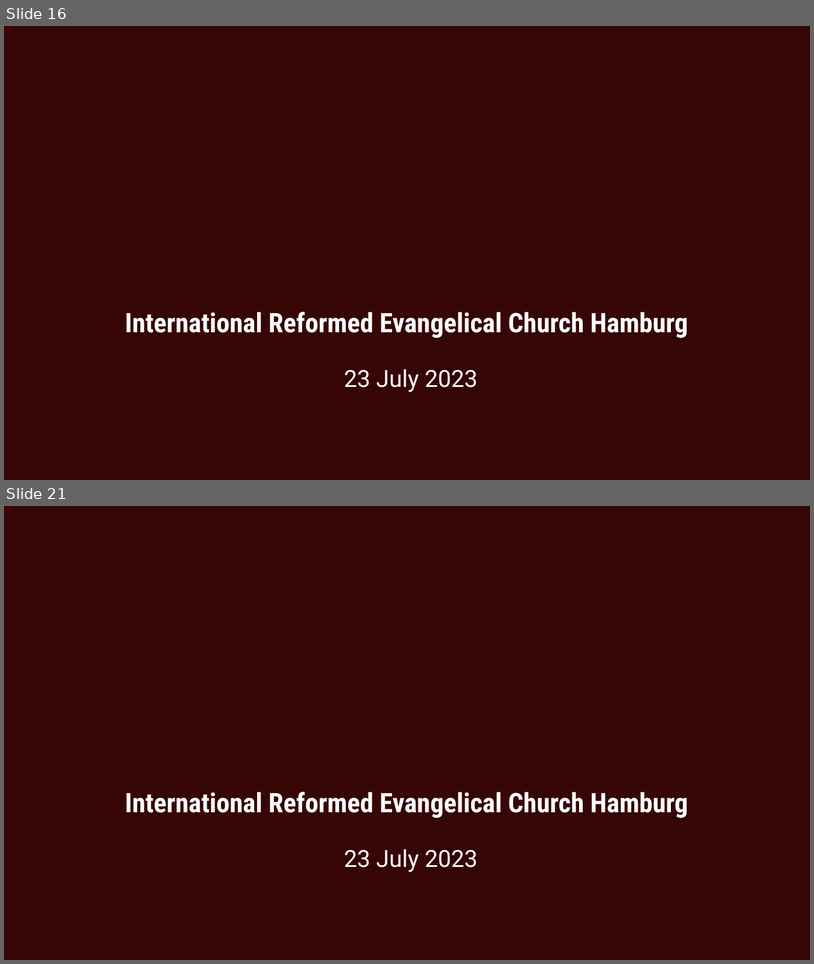
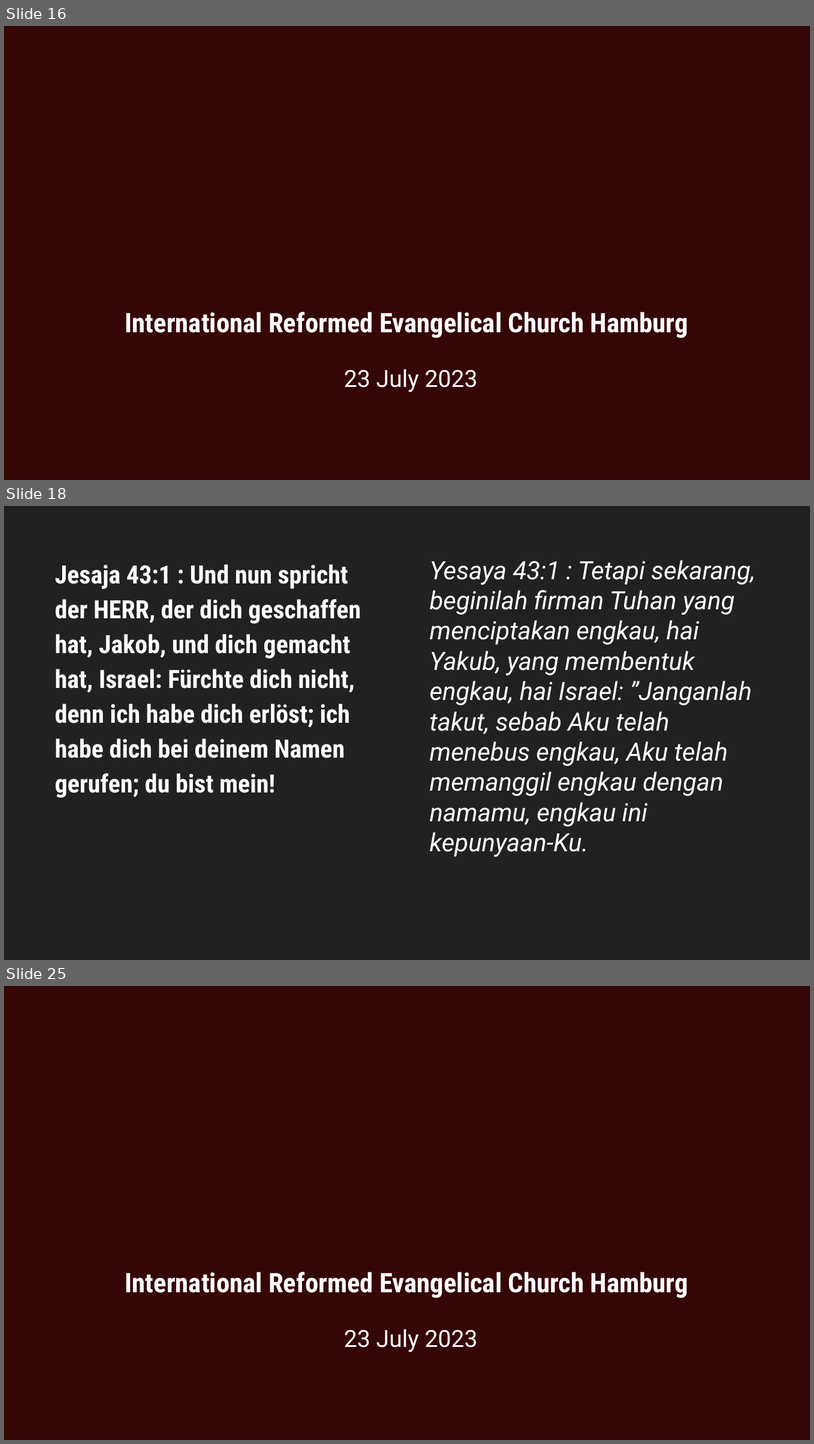
Before and after one commit to stepkurniawan/grii_hamburg_slidemaker, a slide deck: 20230723.pptx. Shown one above the other, each under a label of ours: slides 16 and 21 before the commit, slides 16, 18 and 25 after it; the slides between them are not shown. The pictures are 814x964 and 814x1444 pixels, drawn with LibreOffice and Linux fonts; fonts in the diff are those of the drawing; background and template pictures are left out. Boxes give left, top, right and bottom in pixels: in the first picture for what was removed or moved away, otherwise in the second. Text is boxed around its words. In the diff, an @@ line names an element or a change of style, - is before the commit and + after.

```diff
--- a/20230723.pptx
+++ b/20230723.pptx
@@ slide 18 added at bbox=[4, 506, 810, 960], background #212121 @@
@@ text added at bbox=[55, 564, 361, 798], 30 pt, text #FFFFFF, bold @@
+Jesaja 43:1 : Und nun spricht der HERR, der dich geschaffen hat, Jakob, und dich gemacht hat, Israel: Fürchte dich nicht, denn ich habe dich erlöst; ich habe dich bei deinem Namen gerufen; du bist mein!
@@ text added at bbox=[430, 560, 756, 856], 30 pt, text #FFFFFF, italic @@
+Yesaya 43:1 : Tetapi sekarang, beginilah firman Tuhan yang menciptakan engkau, hai Yakub, yang membentuk engkau, hai Israel: ”Janganlah takut, sebab Aku telah menebus engkau, Aku telah memanggil engkau dengan namamu, engkau ini kepunyaan-Ku.
@@ what was slide 21 is now slide 25 @@
```
Also in this commit, not shown: 1 slide changed, 7 other slides added, 4 slides removed, 5 other files.
